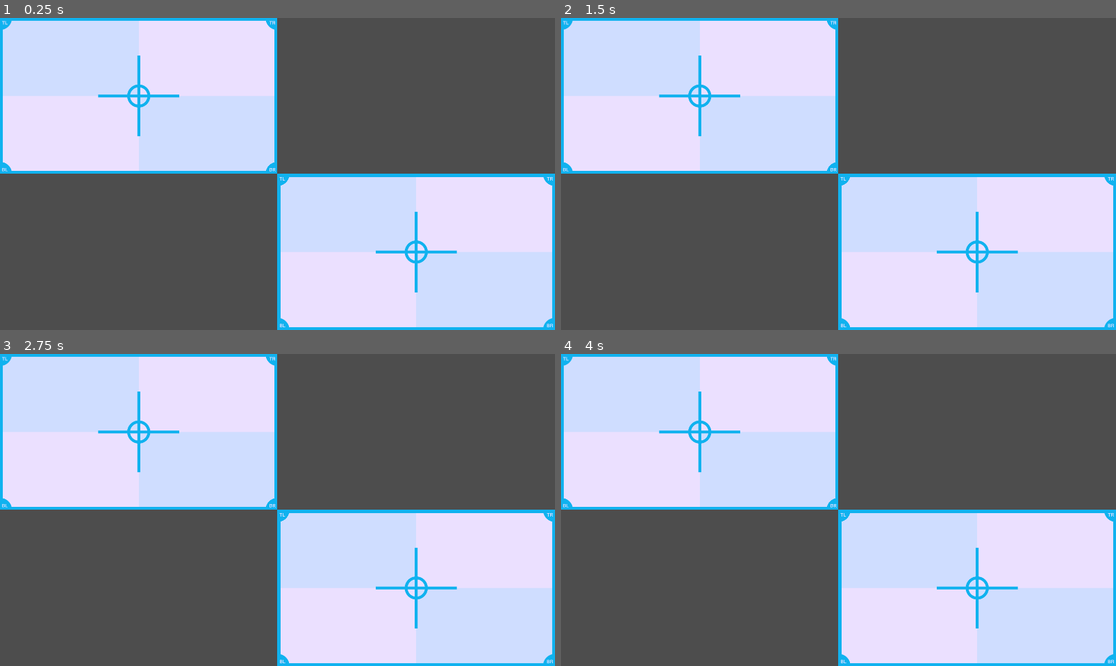
Above: before the commit, frames 1-4 (two rows, left to right).
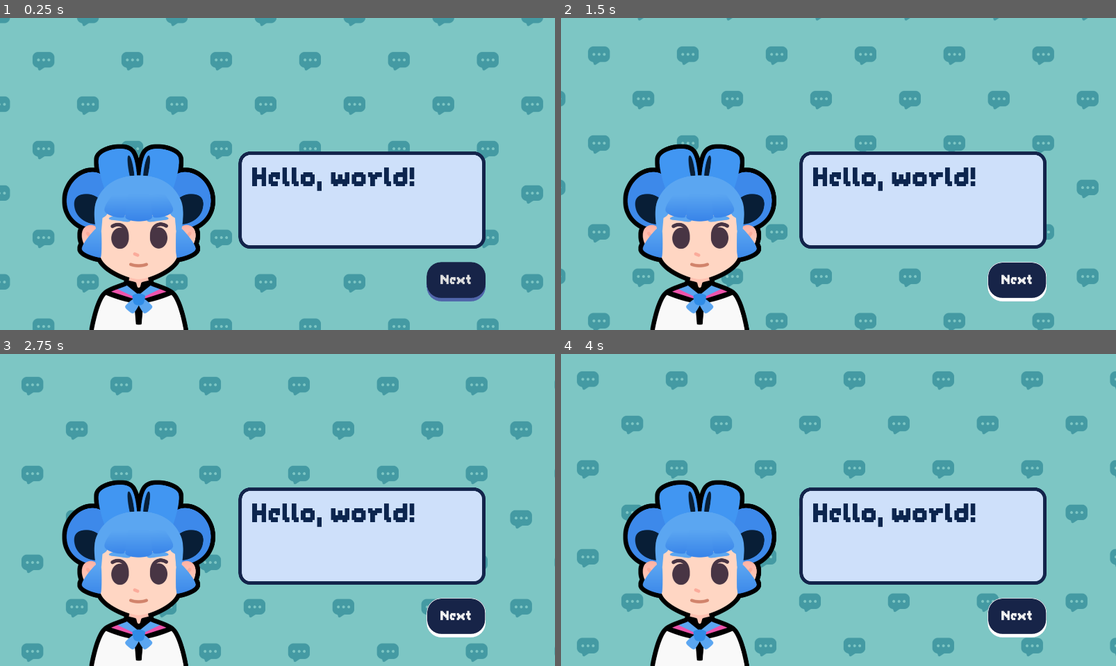
Above: after the commit, the same moments.

Repository: jonathanngkh/gdquest-jon
Game: Godot game, scene res://lessons/dialogue.tscn
The game is run twice, just before and just after one commit, with the same random seed, the same clock (stepped at 60 frames per second) and the same inputs. The project has no main scene, so this scene is started directly.
Inputs (mouse positions are in pixels of both pictures, inside the frame that each line leads up to):
- Up to frame 1 (0.25 s): no input
- Up to frame 2 (1.5 s): click (1016, 283) at 0.5 s, where only the run after the commit has a clickable "Next"; click (1016, 283) at 1.25 s, where only the run after the commit has a clickable "Next"
- Up to frame 3 (2.75 s): tap Enter at 2 s; move the mouse to (399, 494) at 2.02 s; press the mouse at (399, 494) at 2.03 s; hold D (move_right) from 2.03 s (still down); tap Space at 2.27 s
- Up to frame 4 (4 s): move the mouse to (727, 525) at 2.77 s; release D (move_right) at 2.78 s; release the mouse at (727, 525) at 2.78 s; hold S (move_down) 2.78-3.53 s; right-click (727, 525) at 2.85 s; tap Space at 3.02 s; move the mouse to (894, 441) at 3.52 s; hold D (move_right) from 3.53 s (still down); tap Z at 3.6 s

The runs differ from the first frame. In frame 1, 94% of the frame differs, in the area x 0-100%, y 0-100%; in frame 2, 94%; in frame 3, 94%; in frame 4, 94%.

Commit message:
custom themes, button hover/down/up/unhover sounds and visual effects using styleboxflat in theme, richtextlabel styling

Diff:
--- /dev/null
+++ b/M07.telling_a_story_workbook/lessons/NextButton.gd
@@ -0,0 +1,43 @@
+extends Button
+
+@onready var button_hover_sound: AudioStreamPlayer = $ButtonHoverSound
+@onready var button_down_sound: AudioStreamPlayer = $ButtonDownSound
+@onready var button_up_sound: AudioStreamPlayer = $ButtonUpSound
+@onready var button_up_sound_2: AudioStreamPlayer = $ButtonUpSound2
+@onready var button_up_sound_3: AudioStreamPlayer = $ButtonUpSound3
+@onready var button_mouse_exited_sound: AudioStreamPlayer = $ButtonMouseExitedSound
+
+var is_mouse_hovering: bool = false
+
+# Called when the node enters the scene tree for the first time.
+func _ready() -> void:
+	mouse_entered.connect(_on_button_mouse_entered)
+	mouse_exited.connect(_on_button_mouse_exited)
+	button_down.connect(_on_button_button_down)
+	button_up.connect(_on_button_button_up)
+
+
+# Called every frame. 'delta' is the elapsed time since the previous frame.
+func _process(delta: float) -> void:
+	pass
+
+
+func _on_button_mouse_entered():
+	is_mouse_hovering = true
+	button_hover_sound.play()
+
+
+func _on_button_mouse_exited():
+	is_mouse_hovering = false
+	button_mouse_exited_sound.play()
+
+
+func _on_button_button_down():
+	button_down_sound.play()
+
+
+func _on_button_button_up():
+	if is_mouse_hovering:
+		button_up_sound.play()
+		#button_up_sound_2.play()
+		button_up_sound_3.play()
--- a/M07.telling_a_story_workbook/lessons/dialogue.tscn
+++ b/M07.telling_a_story_workbook/lessons/dialogue.tscn
@@ -1,7 +1,25 @@
-[gd_scene load_steps=3 format=3 uid="uid://kras5m3ptiwj"]
+[gd_scene load_steps=15 format=3 uid="uid://kras5m3ptiwj"]
 
-[ext_resource type="Texture2D" uid="uid://ogu21ixgdm50" path="res://assets/test.svg" id="1_7u0au"]
+[ext_resource type="Theme" uid="uid://bhk78dvw2v8ao" path="res://lessons/main_theme.tres" id="1_7nwt5"]
 [ext_resource type="Script" path="res://lessons/dialogue.gd" id="1_bed18"]
+[ext_resource type="Shader" path="res://assets/sliding_background.gdshader" id="2_vy6tx"]
+[ext_resource type="Texture2D" uid="uid://bnly1gkbxw6b5" path="res://assets/bubble_pattern.png" id="3_wqafu"]
+[ext_resource type="Texture2D" uid="uid://copkt78vgp37i" path="res://assets/sophia.png" id="4_0kmxd"]
+[ext_resource type="Texture2D" uid="uid://d000xjtr4iqtk" path="res://assets/emotion_regular.png" id="5_lqe7u"]
+[ext_resource type="Script" path="res://lessons/NextButton.gd" id="7_y0v5a"]
+[ext_resource type="AudioStream" uid="uid://cseobttqx0tih" path="res://assets/sfx/E.mp3" id="8_22q3a"]
+[ext_resource type="AudioStream" uid="uid://coqq86860tgo8" path="res://assets/sfx/21-cardboard1.wav" id="9_attpu"]
+[ext_resource type="AudioStream" uid="uid://c0xk1ycbn8hpk" path="res://assets/sfx/G#.mp3" id="9_bmbyq"]
+[ext_resource type="AudioStream" uid="uid://y2ih0d1gyc32" path="res://assets/sfx/B.mp3" id="9_kf37w"]
+[ext_resource type="AudioStream" uid="uid://bf0wwl4yq44u2" path="res://assets/sfx/D#.mp3" id="10_pf3k5"]
+[ext_resource type="AudioStream" uid="uid://dw2nss4jdlxfy" path="res://assets/sfx/High E.mp3" id="11_3tju6"]
+
+[sub_resource type="ShaderMaterial" id="ShaderMaterial_xw5kj"]
+shader = ExtResource("2_vy6tx")
+shader_parameter/bg_color = Color(0.490196, 0.776471, 0.768627, 1)
+shader_parameter/pattern_color = Color(0.266667, 0.603922, 0.639216, 1)
+shader_parameter/pattern_size = 256.0
+shader_parameter/pattern_sampler = ExtResource("3_wqafu")
 
 [node name="Dialogue" type="Control"]
 layout_mode = 3
@@ -10,34 +28,99 @@
 anchor_bottom = 1.0
 grow_horizontal = 2
 grow_vertical = 2
+theme = ExtResource("1_7nwt5")
 script = ExtResource("1_bed18")
+metadata/_edit_vertical_guides_ = [1920.0, 1680.0]
 
-[node name="TextureRect" type="TextureRect" parent="."]
+[node name="Background" type="ColorRect" parent="."]
+material = SubResource("ShaderMaterial_xw5kj")
+layout_mode = 1
+anchors_preset = 15
+anchor_right = 1.0
+anchor_bottom = 1.0
+grow_horizontal = 2
+grow_vertical = 2
+
+[node name="Body" type="TextureRect" parent="."]
 layout_mode = 1
 anchors_preset = -1
-offset_right = 960.0
-offset_bottom = 540.0
+anchor_top = 0.014
+anchor_right = 0.5
+anchor_bottom = 1.0
+offset_left = 194.0
+offset_top = 359.88
+offset_right = -194.0
 grow_horizontal = 2
 grow_vertical = 2
-texture = ExtResource("1_7u0au")
+texture = ExtResource("4_0kmxd")
 expand_mode = 1
-metadata/_edit_group_ = true
-metadata/_edit_use_anchors_ = true
+stretch_mode = 5
 
-[node name="TextureRect2" type="TextureRect" parent="."]
+[node name="Expression" type="TextureRect" parent="Body"]
+layout_mode = 1
+anchors_preset = 15
+anchor_right = 1.0
+anchor_bottom = 1.0
+grow_horizontal = 2
+grow_vertical = 2
+texture = ExtResource("5_lqe7u")
+expand_mode = 1
+stretch_mode = 5
+
+[node name="RichTextLabel" type="RichTextLabel" parent="."]
 layout_mode = 1
 anchors_preset = -1
+anchor_left = 0.399
+anchor_right = 1.0
+anchor_bottom = 1.0
+offset_left = 58.92
+offset_top = 462.0
+offset_right = -240.0
+offset_bottom = -281.0
+theme = ExtResource("1_7nwt5")
+text = "Hello, world!"
+fit_content = true
+
+[node name="NextButton" type="Button" parent="."]
+layout_mode = 1
+anchors_preset = 3
 anchor_left = 1.0
 anchor_top = 1.0
 anchor_right = 1.0
 anchor_bottom = 1.0
-offset_left = -960.0
-offset_top = -540.0
-offset_right = 0.00012207
-offset_bottom = 0.00012207
-grow_horizontal = 2
-grow_vertical = 2
-texture = ExtResource("1_7u0au")
-expand_mode = 1
-metadata/_edit_group_ = true
-metadata/_edit_use_anchors_ = true
+offset_left = -444.0
+offset_top = -235.0
+offset_right = -240.0
+offset_bottom = -99.0
+grow_horizontal = 0
+grow_vertical = 0
+theme = ExtResource("1_7nwt5")
+theme_override_font_sizes/font_size = 64
+text = "Next
+"
+script = ExtResource("7_y0v5a")
+
+[node name="ButtonHoverSound" type="AudioStreamPlayer" parent="NextButton"]
+stream = ExtResource("8_22q3a")
+volume_db = -5.0
+
+[node name="ButtonMouseExitedSound" type="AudioStreamPlayer" parent="NextButton"]
+stream = ExtResource("9_attpu")
+volume_db = 10.0
+pitch_scale = 0.8
+
+[node name="ButtonDownSound" type="AudioStreamPlayer" parent="NextButton"]
+stream = ExtResource("9_bmbyq")
+volume_db = -5.0
+
+[node name="ButtonUpSound" type="AudioStreamPlayer" parent="NextButton"]
+stream = ExtResource("9_kf37w")
+volume_db = -5.0
+
+[node name="ButtonUpSound2" type="AudioStreamPlayer" parent="NextButton"]
+stream = ExtResource("10_pf3k5")
+volume_db = -5.0
+
+[node name="ButtonUpSound3" type="AudioStreamPlayer" parent="NextButton"]
+stream = ExtResource("11_3tju6")
+volume_db = -5.0
--- /dev/null
+++ b/M07.telling_a_story_workbook/lessons/main_theme.tres
@@ -0,0 +1,91 @@
+[gd_resource type="Theme" load_steps=7 format=3 uid="uid://bhk78dvw2v8ao"]
+
+[ext_resource type="FontFile" uid="uid://bds5a28crinjl" path="res://assets/hefty me basic/Hefty Me.ttf" id="1_p67g7"]
+
+[sub_resource type="StyleBoxFlat" id="StyleBoxFlat_tj33p"]
+content_margin_left = 48.0
+content_margin_top = 38.0
+content_margin_right = 48.0
+content_margin_bottom = 32.0
+bg_color = Color(0.0901961, 0.141176, 0.282353, 1)
+skew = Vector2(2.08165e-12, 2.08165e-12)
+border_width_left = 2
+border_width_top = 2
+border_width_right = 2
+border_width_bottom = 12
+border_color = Color(1, 1, 1, 1)
+corner_radius_top_left = 50
+corner_radius_top_right = 50
+corner_radius_bottom_right = 50
+corner_radius_bottom_left = 50
+shadow_offset = Vector2(2.08165e-12, 2.08165e-12)
+
+[sub_resource type="StyleBoxFlat" id="StyleBoxFlat_qij52"]
+content_margin_left = 48.0
+content_margin_top = 32.0
+content_margin_right = 48.0
+content_margin_bottom = 48.0
+bg_color = Color(0.203922, 0.298039, 0.533333, 1)
+skew = Vector2(2.08165e-12, 2.08165e-12)
+border_width_bottom = 12
+border_color = Color(0.313726, 0.396078, 0.666667, 1)
+corner_radius_top_left = 50
+corner_radius_top_right = 50
+corner_radius_bottom_right = 50
+corner_radius_bottom_left = 50
+shadow_offset = Vector2(6, 6)
+
+[sub_resource type="StyleBoxFlat" id="StyleBoxFlat_2p76b"]
+content_margin_left = 48.0
+content_margin_top = 32.0
+content_margin_right = 48.0
+content_margin_bottom = 48.0
+bg_color = Color(0.0901961, 0.141176, 0.282353, 1)
+skew = Vector2(2.08165e-12, 2.08165e-12)
+border_width_bottom = 12
+border_color = Color(0.313726, 0.396078, 0.666667, 1)
+corner_radius_top_left = 50
+corner_radius_top_right = 50
+corner_radius_bottom_right = 50
+corner_radius_bottom_left = 50
+shadow_offset = Vector2(6, 6)
+
+[sub_resource type="StyleBoxFlat" id="StyleBoxFlat_6xp8d"]
+content_margin_left = 48.0
+content_margin_top = 48.0
+content_margin_right = 48.0
+content_margin_bottom = 48.0
+bg_color = Color(0.0901961, 0.141176, 0.282353, 1)
+skew = Vector2(2.08165e-12, 2.08165e-12)
+border_color = Color(0.313726, 0.396078, 0.666667, 1)
+corner_radius_top_left = 50
+corner_radius_top_right = 50
+corner_radius_bottom_right = 50
+corner_radius_bottom_left = 50
+
+[sub_resource type="StyleBoxFlat" id="StyleBoxFlat_b2drv"]
+content_margin_left = 48.0
+content_margin_top = 32.0
+content_margin_right = 48.0
+content_margin_bottom = 36.0
+bg_color = Color(0.807843, 0.878431, 0.980392, 1)
+skew = Vector2(2.08165e-12, 2.08165e-12)
+border_width_left = 12
+border_width_top = 12
+border_width_right = 12
+border_width_bottom = 12
+border_color = Color(0.0745098, 0.141176, 0.294118, 1)
+corner_radius_top_left = 40
+corner_radius_top_right = 40
+corner_radius_bottom_right = 40
+corner_radius_bottom_left = 40
+
+[resource]
+default_font = ExtResource("1_p67g7")
+default_font_size = 128
+Button/styles/focus = SubResource("StyleBoxFlat_tj33p")
+Button/styles/hover = SubResource("StyleBoxFlat_qij52")
+Button/styles/normal = SubResource("StyleBoxFlat_2p76b")
+Button/styles/pressed = SubResource("StyleBoxFlat_6xp8d")
+RichTextLabel/colors/default_color = Color(0.0470588, 0.145098, 0.305882, 1)
+RichTextLabel/styles/normal = SubResource("StyleBoxFlat_b2drv")
Binary file added: M07.telling_a_story_workbook/assets/hefty me basic/Hefty Me.ttf
Not shown, added: M07.telling_a_story_workbook/assets/hefty me basic/Hefty Me.ttf.import
Not shown, added: M07.telling_a_story_workbook/assets/hefty me basic/Readme.TXT
Binary file added: M07.telling_a_story_workbook/assets/hefty me basic/hefty me basic.png
Not shown, added: M07.telling_a_story_workbook/assets/hefty me basic/hefty me basic.png.import
Not shown, added: M07.telling_a_story_workbook/assets/sfx/21-cardboard1.wav.import
Not shown, added: M07.telling_a_story_workbook/assets/sfx/B.mp3.import
Not shown, added: M07.telling_a_story_workbook/assets/sfx/D#.mp3.import
Not shown, added: M07.telling_a_story_workbook/assets/sfx/E.mp3.import
Not shown, added: M07.telling_a_story_workbook/assets/sfx/F#.mp3.import
Not shown, added: M07.telling_a_story_workbook/assets/sfx/G#.mp3.import
Not shown, added: M07.telling_a_story_workbook/assets/sfx/High E.mp3.import
(and 12 more such lines)
